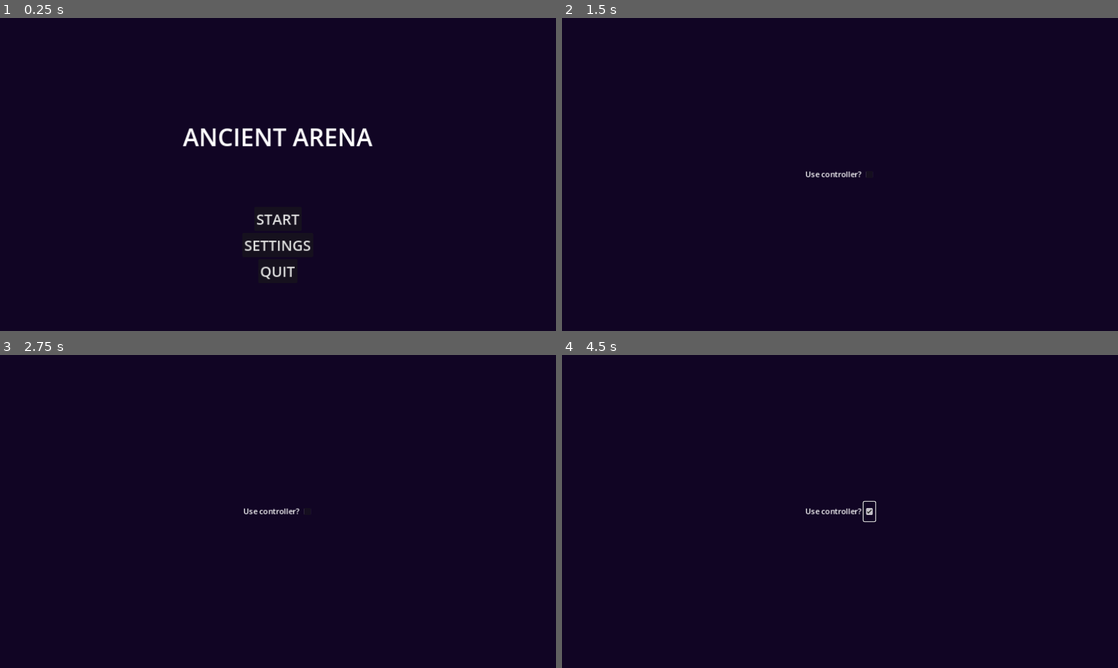
Above: before the commit, frames 1-4 (two rows, left to right).
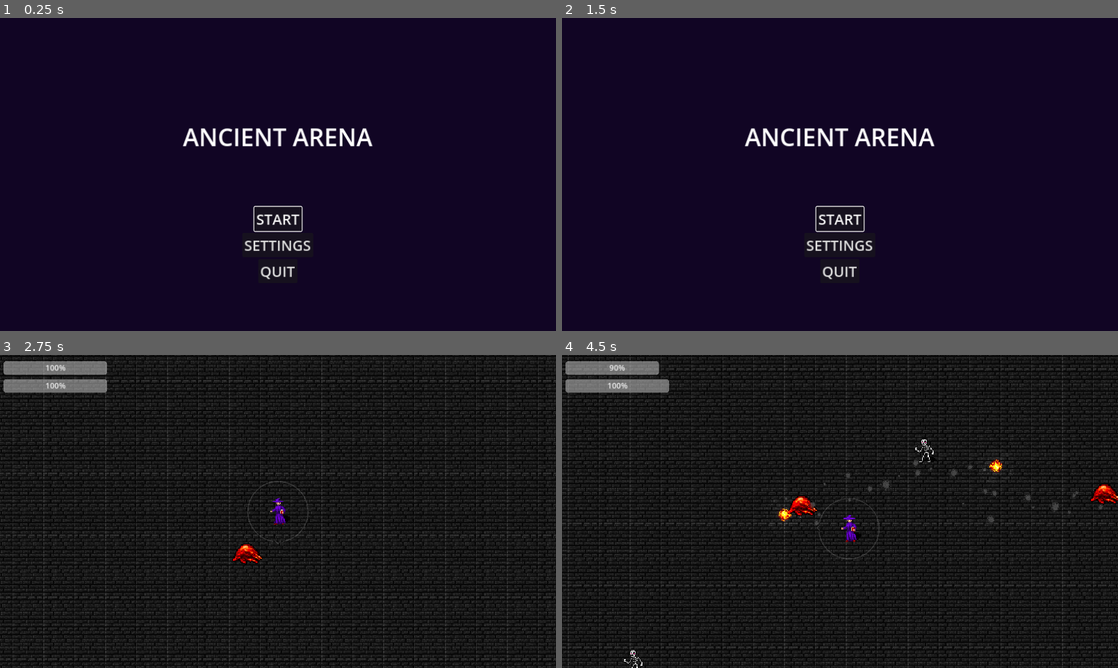
Above: after the commit, the same moments.

Repository: adrianwhatfield/ancient-arena
Game: Godot game, scene res://Scenes/main_menu.tscn
Same seed, same stepped clock (60 frames per second), same inputs: the game is played once before the commit and once after it.
Inputs (mouse positions are in pixels of both pictures, inside the frame that each line leads up to):
- Up to frame 1 (0.25 s): no input
- Up to frame 2 (1.5 s): click "SETTINGS" at 0.5 s; click (589, 33) at 1.25 s, where only the run after the commit has a clickable "<- Back"
- Up to frame 3 (2.75 s): click (278, 555) at 2 s, where only the run after the commit has a clickable "START"
- Up to frame 4 (4.5 s): click (867, 511) at 2.77 s; move the mouse to (962, 495) at 3.52 s; hold D (right) 3.53-4.28 s; click (962, 495) at 3.6 s; move the mouse to (728, 527) at 4.27 s; hold S (down) from 4.28 s (still down); click (728, 527) at 4.35 s

The runs differ from the first frame. In frame 1, 0.1% of the frame differs, in the area x 45-55%, y 60-69%; in frame 2, 1.8%; in frame 3, 60%; in frame 4, 61%, in the area x 0-100%, y 0-100%.

Commit message:
Improve UI

Diff:
--- a/ancient_arena/Scenes/settings_menu.tscn
+++ b/ancient_arena/Scenes/settings_menu.tscn
@@ -43,4 +43,13 @@
 [node name="CheckBox" type="CheckBox" parent="HBoxContainer"]
 layout_mode = 2
 
+[node name="Button" type="Button" parent="."]
+layout_mode = 0
+offset_left = 22.0
+offset_top = 16.0
+offset_right = 86.0
+offset_bottom = 47.0
+text = "<- Back"
+
 [connection signal="pressed" from="HBoxContainer/CheckBox" to="." method="_on_check_box_pressed"]
+[connection signal="pressed" from="Button" to="." method="_on_button_pressed"]
--- a/ancient_arena/Scripts/arena.gd
+++ b/ancient_arena/Scripts/arena.gd
@@ -12,3 +12,5 @@
 	$UI/UI/PlayerHealth.max_value = Stats.player["health"]
 	$UI/UI/PlayerMagic.value = Stats.player["magic_current"]
 	$UI/UI/PlayerMagic.max_value = Stats.player["magic"]
+	if Input.is_action_just_pressed("menu"):
+		get_tree().change_scene_to_file("res://Scenes/main_menu.tscn")
--- a/ancient_arena/Scripts/main_menu.gd
+++ b/ancient_arena/Scripts/main_menu.gd
@@ -3,7 +3,7 @@
 
 # Called when the node enters the scene tree for the first time.
 func _ready():
-	pass # Replace with function body.
+	$VBoxContainer/Button.grab_focus()
 
 
 # Called every frame. 'delta' is the elapsed time since the previous frame.
--- a/ancient_arena/Scripts/settings_menu.gd
+++ b/ancient_arena/Scripts/settings_menu.gd
@@ -3,7 +3,7 @@
 
 # Called when the node enters the scene tree for the first time.
 func _ready():
-	pass # Replace with function body.
+	$HBoxContainer/CheckBox.grab_focus()
 
 
 # Called every frame. 'delta' is the elapsed time since the previous frame.
@@ -13,3 +13,7 @@
 
 func _on_check_box_pressed():
 	Stats.gamepad = true
+
+
+func _on_button_pressed():
+	get_tree().change_scene_to_file("res://Scenes/main_menu.tscn")
--- a/ancient_arena/Scripts/skeleton.gd
+++ b/ancient_arena/Scripts/skeleton.gd
@@ -12,7 +12,7 @@
 
 func _physics_process(delta):
 	target = get_parent().get_node("Player")
-	if position.distance_to(target.position) > 50:
+	if position.distance_to(target.position) > 10:
 		position = position.move_toward(target.position, delta * speed)
 
 func _on_area_entered(area):
--- a/ancient_arena/Scripts/slime.gd
+++ b/ancient_arena/Scripts/slime.gd
@@ -12,7 +12,7 @@
 
 func _physics_process(delta):
 	target = get_parent().get_node("Player")
-	if position.distance_to(target.position) > 50:
+	if position.distance_to(target.position) > 10:
 		position = position.move_toward(target.position, delta * speed)
 
 func _on_area_entered(area):
--- a/ancient_arena/project.godot
+++ b/ancient_arena/project.godot
@@ -76,6 +76,12 @@
 "events": [Object(InputEventJoypadMotion,"resource_local_to_scene":false,"resource_name":"","device":-1,"axis":2,"axis_value":1.0,"script":null)
 ]
 }
+menu={
+"deadzone": 0.5,
+"events": [Object(InputEventKey,"resource_local_to_scene":false,"resource_name":"","device":-1,"window_id":0,"alt_pressed":false,"shift_pressed":false,"ctrl_pressed":false,"meta_pressed":false,"pressed":false,"keycode":0,"physical_keycode":4194305,"key_label":0,"unicode":0,"echo":false,"script":null)
+, Object(InputEventJoypadButton,"resource_local_to_scene":false,"resource_name":"","device":-1,"button_index":6,"pressure":0.0,"pressed":true,"script":null)
+]
+}
 
 [layer_names]
 
